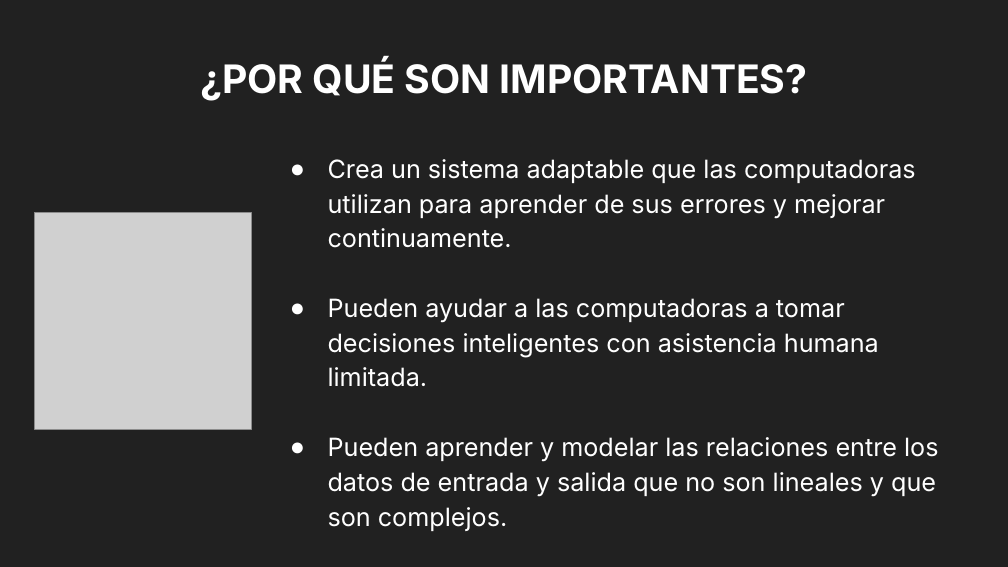
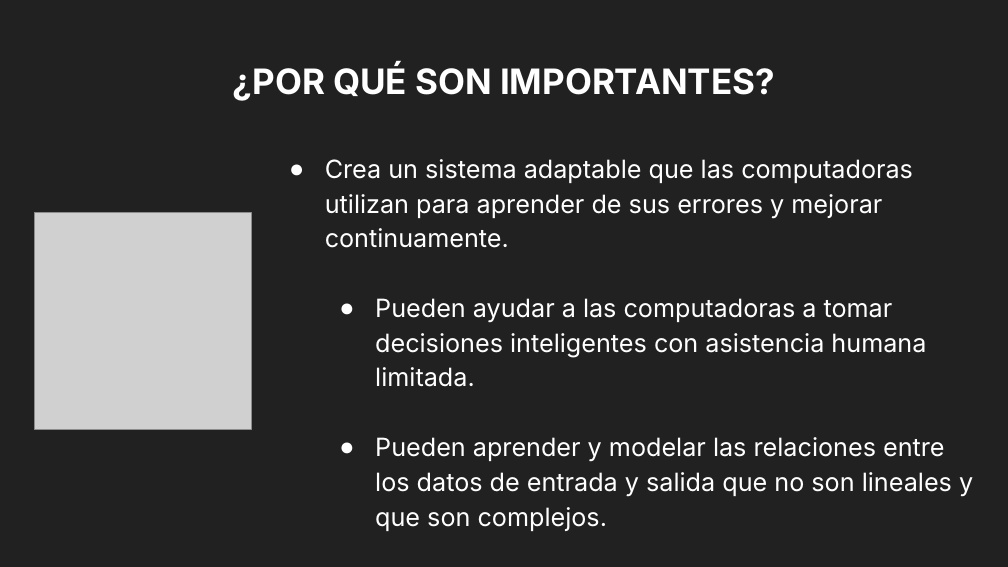
Before and after one commit to VataUTN/Deteccion_de_Figuras_Geometricas, a slide deck: slide 7 of Parcial MI.odp (slide 4 before the commit). Drawn at 1008x567 pixels with LibreOffice and Linux fonts; fonts in the diff are those of the drawing; grey boxes stand for pictures. Boxes give left, top, right and bottom in pixels: in the first picture for what was removed or moved away, otherwise in the second. Text is boxed around its words. In the diff, an @@ line names an element or a change of style, - is before the commit and + after.

```diff
--- a/Parcial MI.odp
+++ b/Parcial MI.odp
@@ title "¿POR QUÉ SON IMPORTANTES?" at [233, 64, 775, 101]: size 28 to 25 pt; line spacing 0.9 to 1 @@
@@ text "Crea un sistema adaptable que ..." at [325, 159, 973, 531]: indent changed @@
```
Also in this commit, not shown: 2 other slides changed, 5 slides added, 2 slides removed.
